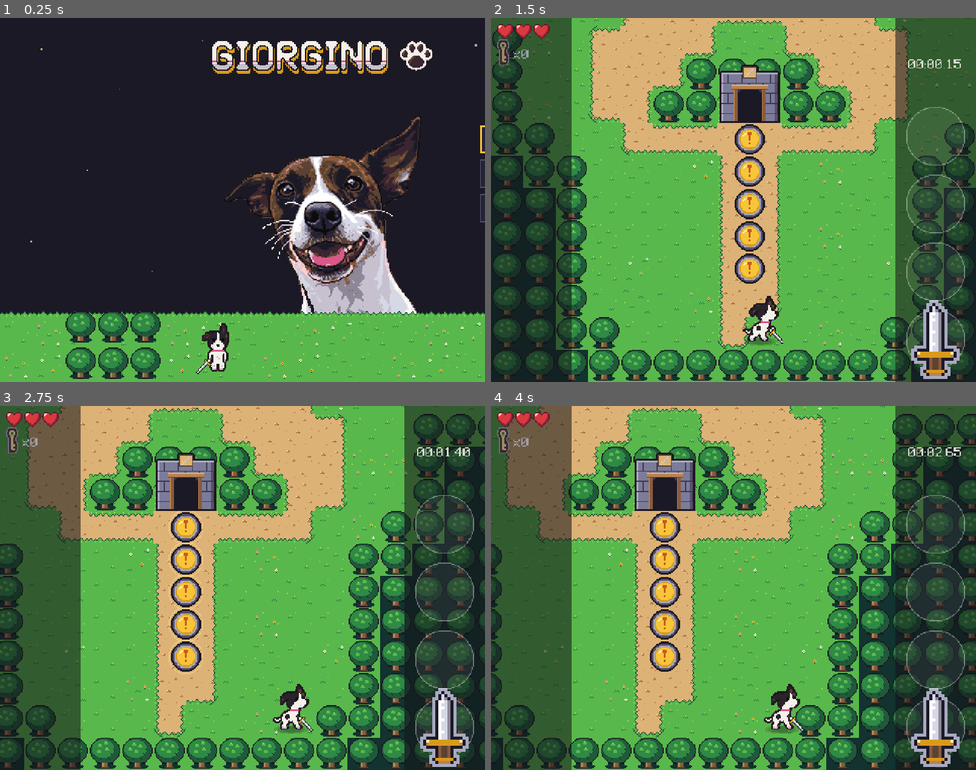
Above: before the commit, frames 1-4 (two rows, left to right).
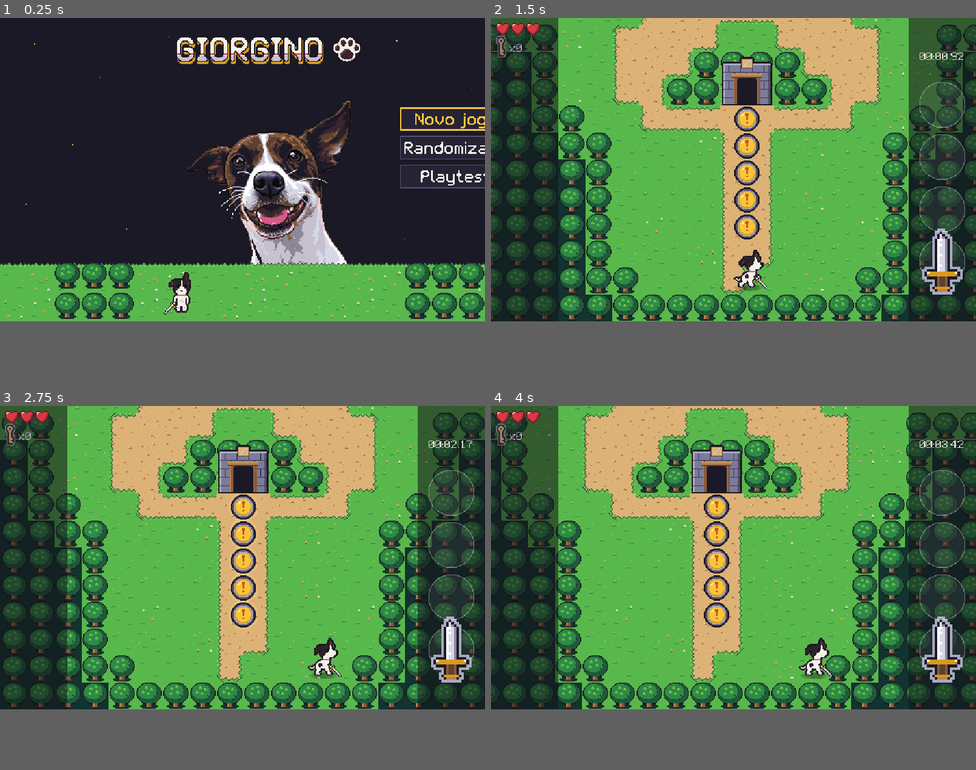
Above: after the commit, the same moments.

Repository: marcelozorza/Alttp2
Game: Godot game, scene res://ui/title_screen.tscn
Two runs of this game, one before a commit and one after it. Both use one fixed random seed, a clock stepped at 60 frames per second and the inputs below.
Inputs (mouse positions are in pixels of both pictures, inside the frame that each line leads up to):
- Up to frame 1 (0.25 s): no input
- Up to frame 2 (1.5 s): click (946, 138) at 0.5 s, where only the run after the commit has a clickable "Novo jogo"; tap Enter (ui_accept) at 1.25 s; move the mouse to (840, 181) at 1.27 s; hold D (move_right) from 1.28 s (still down); hold J (attack) from 1.28 s (still down); click (840, 181) at 1.42 s
- Up to frame 3 (2.75 s): tap Space (jump) at 1.52 s; release D (move_right) at 2 s; release J (attack) at 2 s; drag from (145, 606) to (208, 657) at 2.02 s
- Up to frame 4 (4 s): move the mouse to (782, 507) at 2.77 s; hold D (move_right) 2.78-3.5 s; tap L (use_bomb) at 2.85 s; drag from (709, 660) to (665, 558) at 3.52 s
In our replay, the window is 800x600 before the commit and 800x500 after it. These sizes can differ from the game's own. Grey fills any space a smaller window leaves; there, only what the larger window draws over its background counts as a difference.

The runs differ from the first frame. In frame 1, 30% of the frame differs, in the area x 0-100%, y 5-100%; in frame 2, 52%; in frame 3, 64%, in the area x 0-100%, y 0-100%; in frame 4, 63%.

Commit message:
Celular: quadro 10% mais largo de cada lado e coluna de botões mais alta
Co-Authored-By: Claude Opus 5.5 <noreply@anthropic.com>
Claude-Session: https://claude.ai/code/session_016s7New3mBxyjumocdfjZd3

Diff:
--- a/project.godot
+++ b/project.godot
@@ -26,7 +26,7 @@
 
 [display]
 
-window/size/viewport_width=480
+window/size/viewport_width=576
 window/size/viewport_height=360
 window/size/window_width_override=1280
 window/size/window_height_override=720
--- a/ui/hud_layout.gd
+++ b/ui/hud_layout.gd
@@ -1,9 +1,9 @@
 class_name HudLayout
 ## Onde cada peça do HUD e dos controles de toque fica, nas faixas dos lados
 ## do quadro de jogo (GameView), pela largura da tela. Num celular deitado de
-## 1080 linhas a tela tem 800x360 e cada faixa tem 160 pixels. No computador,
-## em 16:9, 640x360 e faixas de 80. Abaixo de MIN_SIDE (tablet 4:3), a faixa
-## fica com MIN_SIDE e cobre a borda do jogo, meio transparente.
+## 1080 linhas a tela tem 800x360 e cada faixa tem 112 pixels. Numa tela
+## mais estreita (16:9 do computador, tablet 4:3) a faixa fica com MIN_SIDE e
+## cobre a borda do jogo, meio transparente.
 ##
 ## Faixa esquerda: corações, chaves e minimapa no alto, direcional embaixo.
 ## Faixa direita: mapa e pausa no alto, o tempo, e a coluna dos quatro botões.
@@ -17,7 +17,11 @@
 ## (2), pulo (1) e espada (0), embaixo, onde o polegar descansa.
 const COLUMN_ORDER: Array[int] = [3, 2, 1, 0]
 ## Onde a coluna começa, abaixo de mapa, pausa e tempo.
-const COLUMN_TOP := 84.0
+const COLUMN_TOP := 72.0
+## Folga embaixo da coluna, para a espada não ficar colada no pé da tela e o
+## polegar apertar com conforto (pedido de Marcelo em 2026-11-14). O toque
+## nessa folga ainda vale para a espada.
+const COLUMN_BOTTOM_GAP := 40.0
 ## Quanto a área de toque de cada fileira entra no quadro de jogo.
 const TOUCH_INTO_GAME := 24.0
 const BUTTON_RADIUS_MAX := 30.0
@@ -50,7 +54,7 @@
 
 ## Altura de cada fileira da coluna de botões.
 static func row_height(screen: Vector2) -> float:
-	return floorf((screen.y - COLUMN_TOP - MARGIN) / COLUMN_ORDER.size())
+	return floorf((screen.y - COLUMN_TOP - COLUMN_BOTTOM_GAP) / COLUMN_ORDER.size())
 
 
 static func button_radius(screen: Vector2) -> float:
--- a/util/game_view.gd
+++ b/util/game_view.gd
@@ -1,10 +1,11 @@
 class_name GameView
 ## Área de jogo da versão de celular (decisão de Marcelo em 2026-11-14): um
-## quadro 4:3 de 480x360 no meio da tela. O que sobra dos lados, num celular
+## quadro de 576x360 no meio da tela. Começou em 4:3 (480x360) e ficou 10%
+## mais largo de cada lado no mesmo dia, a pedido dele. O que sobra dos lados, num celular
 ## deitado, são as faixas do HUD e dos controles (ui/hud_layout.gd). A câmera
 ## conta só com este quadro, então a sala aparece inteira no meio, e as faixas
 ## cobrem o que a tela larga mostraria além dele.
 
 ## Tamanho do quadro de jogo, em pixels.
-const SIZE := Vector2(480.0, 360.0)
+const SIZE := Vector2(576.0, 360.0)
 const HALF := SIZE / 2.0
Not shown, changed: docs/design.md
